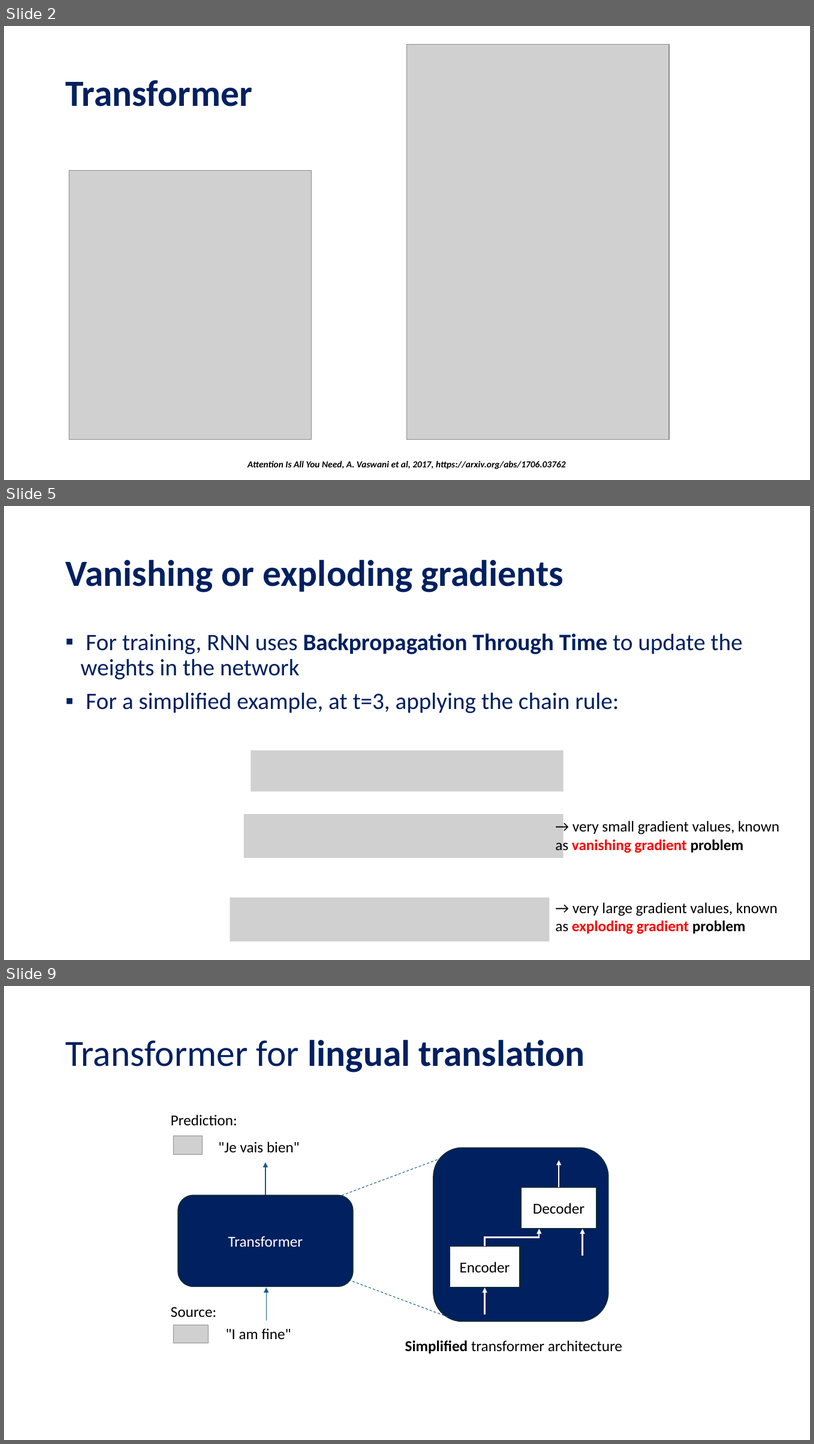
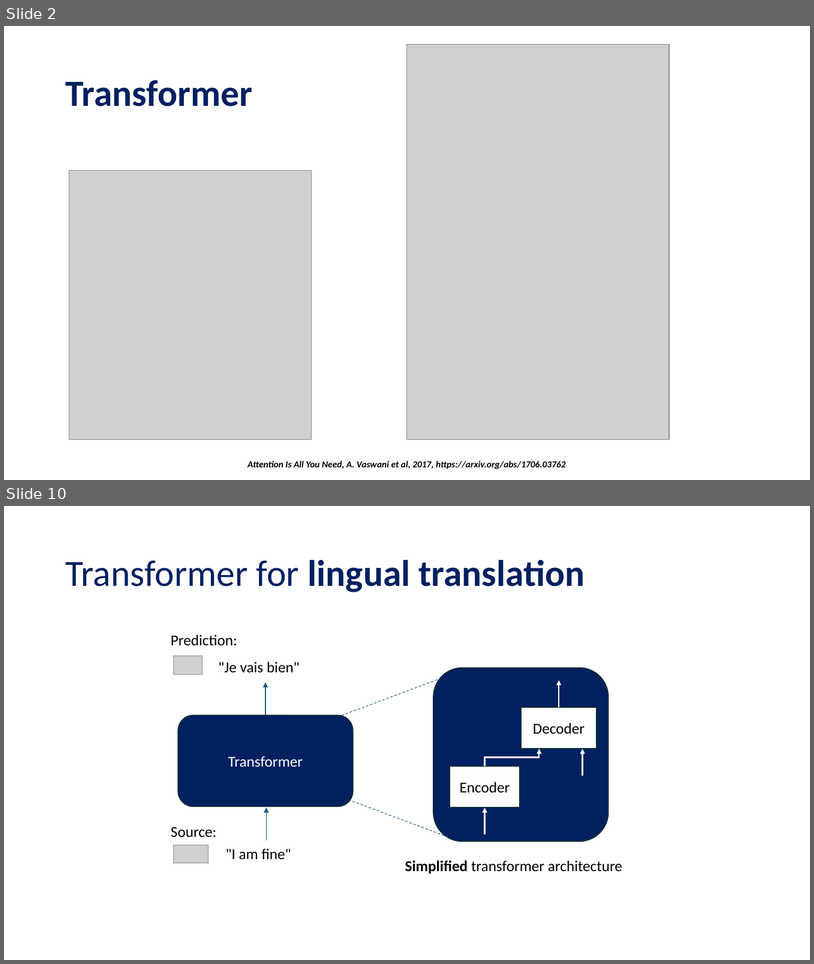
Before and after one commit to tanquangduong/transformer-pt, a slide deck: presentation/Introduction to Transformer.pptx. Shown one above the other, each under a label of ours: slides 2, 5 and 9 before the commit, slides 2 and 10 after it; the slides between them are not shown. The pictures are 814x1444 and 814x964 pixels, drawn with LibreOffice and Linux fonts; fonts in the diff are those of the drawing; grey boxes stand for pictures. Boxes give left, top, right and bottom in pixels: in the first picture for what was removed or moved away, otherwise in the second. Text is boxed around its words. In the diff, an @@ line names an element or a change of style, - is before the commit and + after.

```diff
--- a/presentation/Introduction to Transformer.pptx
+++ b/presentation/Introduction to Transformer.pptx
@@ slide 5 removed at (4,506,810,960), background #FFFFFF @@
@@ title removed at (65,559,564,592) @@
-Vanishing or exploding gradients
@@ text removed at (81,633,743,713) @@
-▪ For training, RNN uses Backpropagation Through Time to update the weights in the network
-▪ For a simplified example, at t=3, applying the chain rule:
@@ picture removed at (251,750,564,792) @@
@@ picture removed at (244,814,564,858) @@
@@ text removed at (555,820,780,853) @@
-→ very small gradient values, known as vanishing gradient problem
@@ picture removed at (230,897,550,942) @@
@@ text removed at (555,902,778,934) @@
-→ very large gradient values, known as exploding gradient problem
@@ what was slide 9 is now slide 10 @@
```
Also in this commit, not shown: 4 slides changed, 3 slides added, 1 other slide removed, 2 other files.
